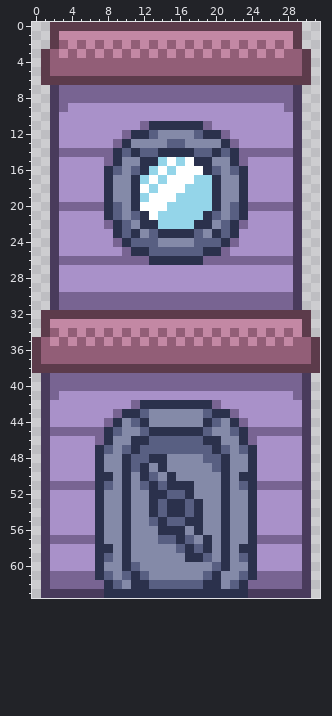
Pixel-art sprite -- assets/Houses/house_1x2_b.png. The picture above was drawn from the file before the commit.
The file is 32x64 pixels.
New version:
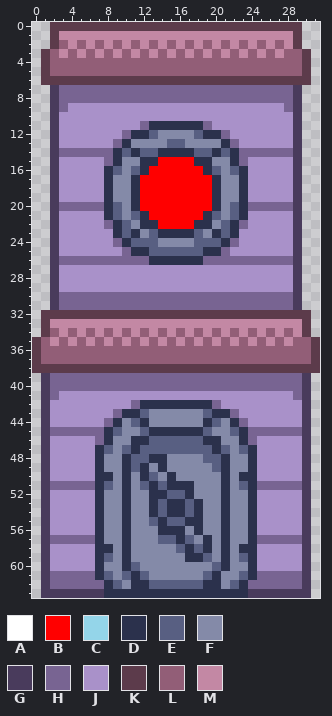
Palette (. is transparent): A #ffffff  B #ff0000  C #94d5e9  D #2b314c  E #585f82  F #848aa8  G #493b5c  H #786492  J #a991c9  K #5c3b4b  L #925e77  M #c388a4
Change:
Changed rows in their new state; - is an unchanged pixel.
first column x 12:
15 --BBBB--
16 -BBBBBB-
17 BBBBBBBB
18 BBBBBBBB
19 BBBBBBBB
20 BBBBBBBB
21 -BBBBBB-
22 --BBBB--
Pixel boxes of the changes (left, top, right, bottom) in both pictures:
changed: (140, 157, 212, 229)
